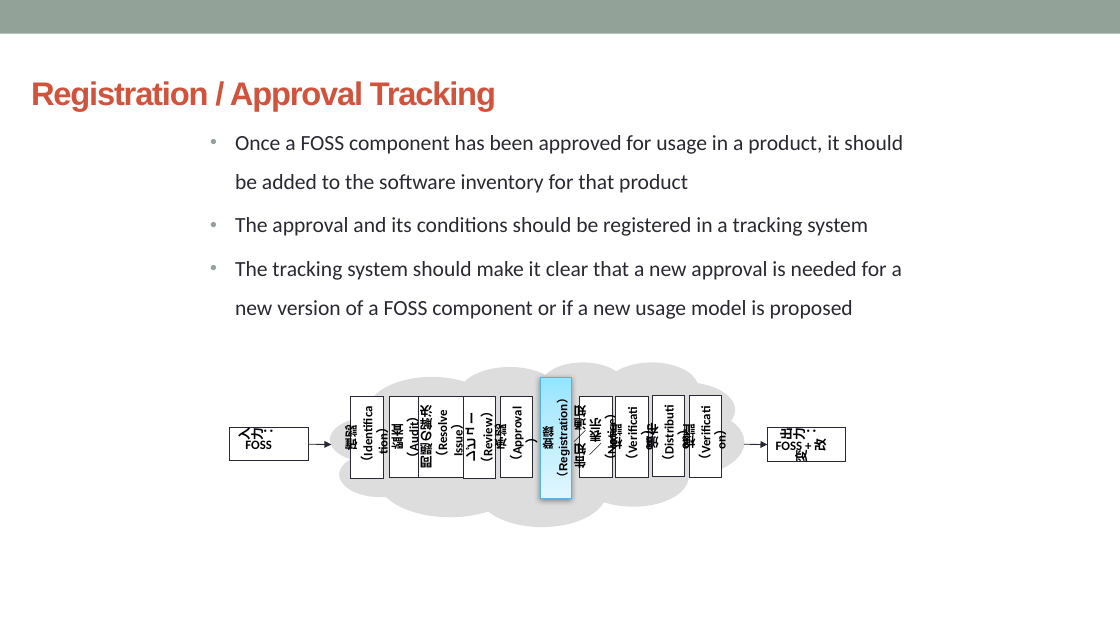
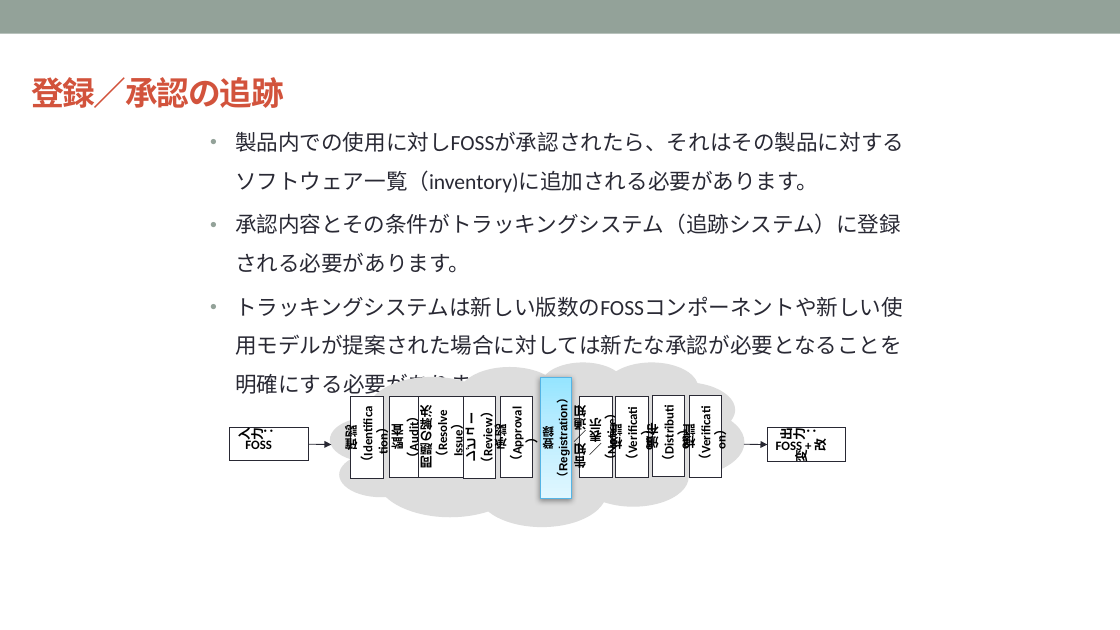
Before and after one commit to OpenChain-Project/Curriculum-Translation-JP, a slide deck: slide 59 of target/openchain-curriculum-release-2.pptx. Drawn at 1120x630 pixels with LibreOffice and Linux fonts; fonts in the diff are those of the drawing; background and template pictures are left out. Boxes give left, top, right and bottom in pixels: in the first picture for what was removed or moved away, otherwise in the second. Text is boxed around its words. In the diff, an @@ line names an element or a change of style, - is before the commit and + after.

```diff
--- a/target/openchain-curriculum-release-2.pptx
+++ b/target/openchain-curriculum-release-2.pptx
@@ text at (x1=31, y1=77, x2=284, y2=108): text changed @@
-Registration / Approval Tracking
+登録／承認の追跡
@@ text at (x1=235, y1=132, x2=904, y2=317): text changed @@
-• Once a FOSS component has been approved for usage in a product, it should be added to the software inventory for that product
-• The approval and its conditions should be registered in a tracking system
-• The tracking system should make it clear that a new approval is needed for a new version of a FOSS component or if a new usage model is proposed
+• 製品内での使用に対しFOSSが承認されたら、それはその製品に対するソフトウェア一覧（inventory)に追加される必要があります。
+• 承認内容とその条件がトラッキングシステム（追跡システム）に登録される必要があります。
+• トラッキングシステムは新しい版数のFOSSコンポーネントや新しい使用モデルが提案された場合に対しては新たな承認が必要となることを明確にする必要があります。
```
Also in this commit, not shown: 7 other slides changed, 8 other files.
